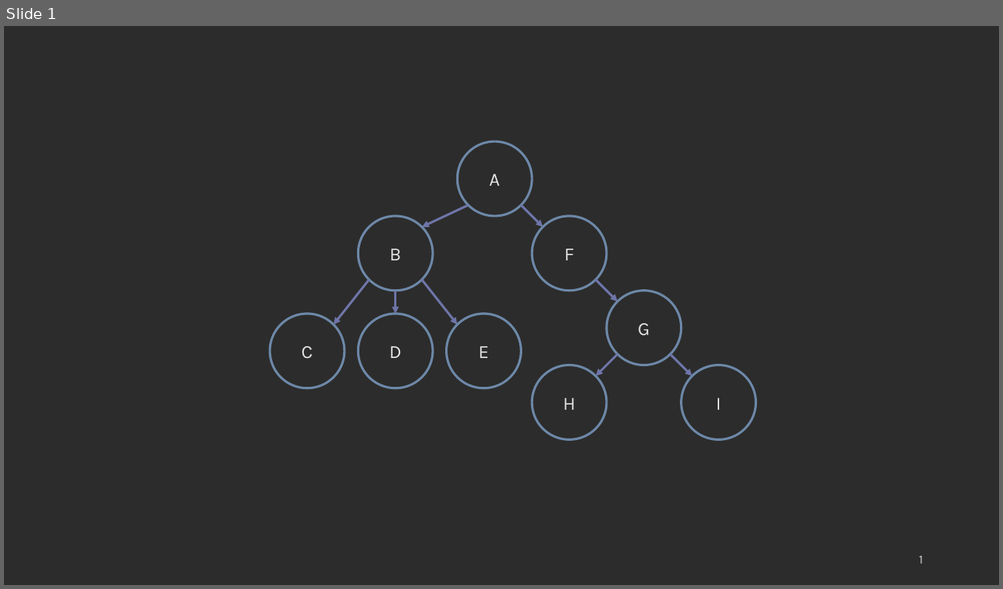
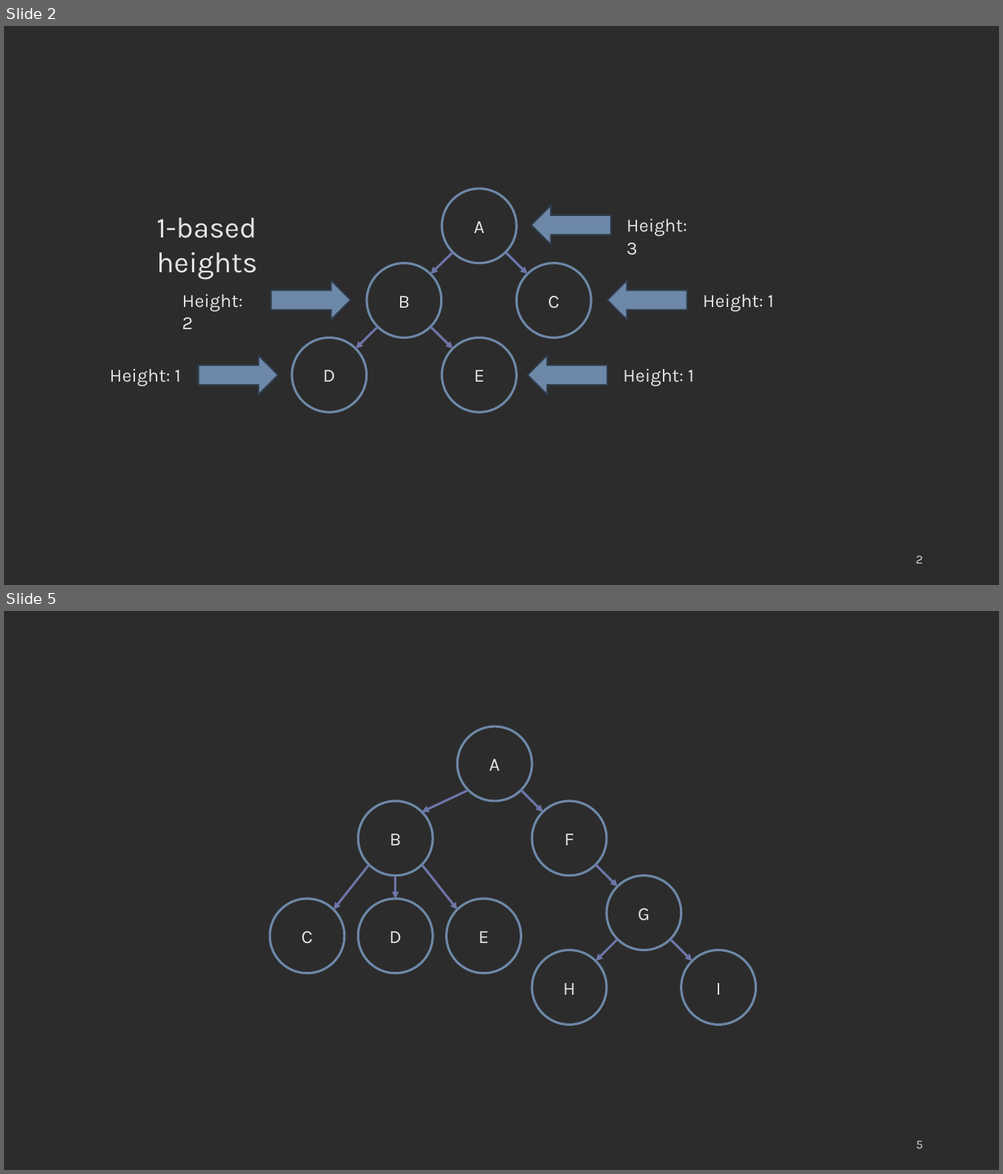
Before and after one commit to COP3530/edugator-content, a slide deck: trees/trees/images-ppt.pptx. Shown one above the other, each under a label of ours: slide 1 before the commit, slides 2 and 5 after it; the slides between them are not shown. The pictures are 1003x589 and 1003x1174 pixels, drawn with LibreOffice and Linux fonts; fonts in the diff are those of the drawing. Boxes give left, top, right and bottom in pixels: in the first picture for what was removed or moved away, otherwise in the second. Text is boxed around its words. In the diff, an @@ line names an element or a change of style, - is before the commit and + after.

```diff
--- a/trees/trees/images-ppt.pptx
+++ b/trees/trees/images-ppt.pptx
@@ slide 2 added at bbox=[4, 26, 999, 585], background #2C2C2C @@
@@ ellipse added at bbox=[442, 189, 517, 264], outline #6D88A8 2.25 pt, 18 pt, text #E4E4E4 @@
+A
@@ text added at bbox=[156, 218, 257, 280], 28 pt, text #E4E4E4 @@
+1-based heights
@@ left arrow added at bbox=[531, 206, 611, 245], fill #6D88A8, outline #303C4A 1.5 pt @@
@@ text added at bbox=[626, 218, 687, 255], 18 pt, text #E4E4E4 @@
+Height: 3
@@ ellipse added at bbox=[367, 264, 441, 338], outline #6D88A8 2.25 pt, 18 pt, text #E4E4E4 @@
+B
@@ arrow added from (452, 253) to (431, 275), #6E75A8 2.25 pt @@
@@ arrow added from (506, 253) to (527, 275), #6E75A8 2.25 pt @@
@@ ellipse added at bbox=[517, 264, 591, 338], outline #6D88A8 2.25 pt, 18 pt, text #E4E4E4 @@
+C
@@ right arrow added at bbox=[271, 281, 351, 320], fill #6D88A8, outline #303C4A 1.5 pt @@
@@ left arrow added at bbox=[607, 281, 687, 320], fill #6D88A8, outline #303C4A 1.5 pt @@
@@ text added at bbox=[182, 295, 243, 329], 18 pt, text #E4E4E4 @@
+Height: 2
@@ text added at bbox=[703, 294, 774, 312], 18 pt, text #E4E4E4 @@
+Height: 1
@@ arrow added from (378, 327) to (356, 349), #6E75A8 2.25 pt @@
@@ arrow added from (431, 327) to (452, 349), #6E75A8 2.25 pt @@
@@ right arrow added at bbox=[198, 356, 278, 395], fill #6D88A8, outline #303C4A 1.5 pt @@
@@ ellipse added at bbox=[292, 338, 367, 412], outline #6D88A8 2.25 pt, 18 pt, text #E4E4E4 @@
+D
@@ ellipse added at bbox=[442, 338, 517, 412], outline #6D88A8 2.25 pt, 18 pt, text #E4E4E4 @@
+E
@@ left arrow added at bbox=[527, 356, 607, 395], fill #6D88A8, outline #303C4A 1.5 pt @@
@@ text added at bbox=[110, 369, 181, 386], 18 pt, text #E4E4E4 @@
+Height: 1
@@ text added at bbox=[623, 369, 694, 386], 18 pt, text #E4E4E4 @@
+Height: 1
@@ page number added at bbox=[916, 556, 923, 564], 12 pt, text #D1D1D1 @@
+2
@@ what was slide 1 is now slide 5 @@
@@ page number at bbox=[916, 1141, 922, 1149]: text changed @@
-1
+5
```
Also in this commit, not shown: 3 other slides added, 6 other files.
